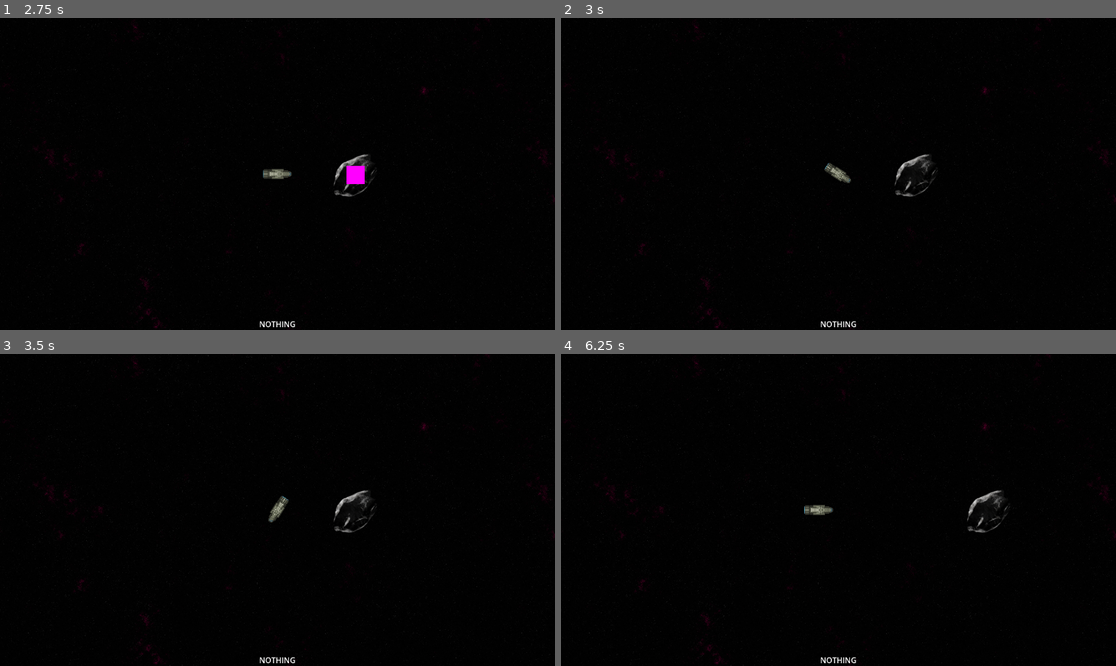
Above: before the commit, frames 1-4 (two rows, left to right).
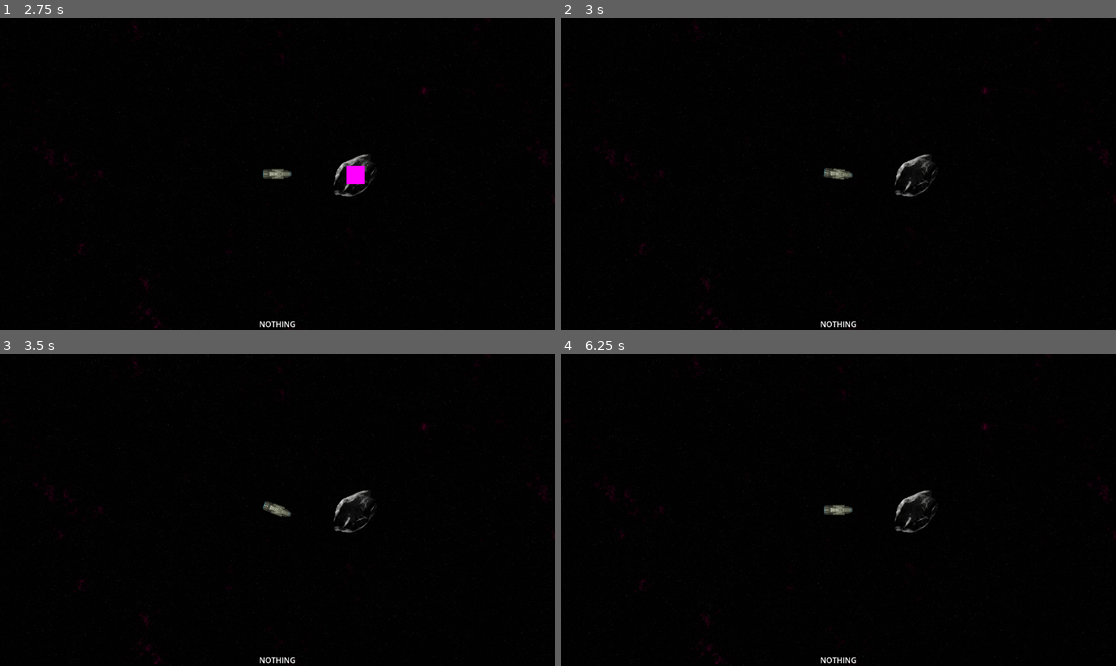
Above: after the commit, the same moments.

Repository: maxwelljens/fractalfrontiers
Game: Godot game, scene res://multi_test.tscn
Two runs of this game, one before a commit and one after it. Both use one fixed random seed, a clock stepped at 60 frames per second and the inputs below.
Inputs (mouse positions are in pixels of both pictures, inside the frame that each line leads up to):
- Up to frame 1 (2.75 s): tap Enter (ui_accept) at 0.5, 2 s; drag from (77, 18) to (333, 105) at 0.52 s; click "Host" at 1.25 s; drag from (166, 189) to (355, 174) at 2.02 s
- Up to frame 2 (3 s): tap Enter (ui_accept) at 2.75 s; move the mouse to (894, 105) at 2.77 s; hold D (right) from 2.78 s (still down); click (894, 105) at 2.85 s
- Up to frame 3 (3.5 s): keep holding D (right)
- Up to frame 4 (6.25 s): release D (right) at 3.5 s; drag from (810, 572) to (672, 463) at 3.52 s; tap Enter (ui_accept) at 4.25, 4.52, 5.75 s; move the mouse to (1005, 556) at 4.27 s; hold A (left) 4.28-5 s; click (1005, 556) at 4.35 s; drag from (672, 463) to (916, 510) at 5.02 s; move the mouse to (866, 510) at 5.77 s; hold S (backward) from 5.78 s (still down); click (866, 510) at 5.85 s

Frame 1 is identical in both runs. In frame 2, 0.2% of the frame differs, in the area x 47-53%, y 46-54%; in frame 3, 0.2%; in frame 4, 0.8%, in the area x 39-85%, y 26-71%.
Error before the commit: Invalid assignment of property or key 'visible' with value of type 'bool' on a base object of type 'null instance'. (res://player.gd:23)
Error after the commit: Invalid assignment of property or key 'visible' with value of type 'bool' on a base object of type 'null instance'. (res://player.gd:18)

Commit message:
master

Diff:
--- a/nodes/player/control_input.gd
+++ b/nodes/player/control_input.gd
@@ -1,23 +1,17 @@
 class_name InputControl extends Node
 
-
-var rotation: float
-
-
-@export var rotation_speed: float = PI
-@export var speed: float
-@export var velocity_component: Velocity
-
+@onready var player: CharacterBody2D = get_parent()
+@onready var ship: Node = player.find_child("Rig")
 
 func _process(delta: float) -> void:
-    var current_velocity := velocity_component.velocity
     if Input.is_action_pressed("forward"):
-      var forward := Vector2.RIGHT.rotated(rotation) * speed
-      var v := current_velocity.move_toward(forward, speed)
-      velocity_component.velocity = v
+      var speed: float = ship.max_speed * (1 - 2.71828 * (-delta * pow(10, 6) / ship.inertia_mod * ship.mass))
+      var forward := Vector2.RIGHT.rotated(player.rotation) * speed
+      player.velocity = forward
+      print(player.velocity)
     if Input.is_action_pressed("backward"):
-      velocity_component.velocity += Vector2.RIGHT.rotated(rotation + PI) * (speed / 6)
+      pass
     if Input.is_action_pressed("right"):
-      rotation += rotation_speed * delta
+      player.rotation += 0.5 * delta
     if Input.is_action_pressed("left"):
-      rotation += -rotation_speed * delta
+      player.rotation += -0.5 * delta
--- a/nodes/player/drag.gd
+++ /dev/null
@@ -1,10 +0,0 @@
-class_name Drag extends Node
-
-
-@export var drag_scale: float
-@export var velocity: Velocity
-
-
-func _physics_process(delta: float) -> void:
-    var vel := velocity.velocity.move_toward(Vector2.ZERO, drag_scale * delta)
-    velocity.velocity = vel
--- a/nodes/player/velocity.gd
+++ /dev/null
@@ -1,5 +0,0 @@
-class_name Velocity extends Node
-
-# TODO: Extend the functionality or provide util functions.
-# This is the common thing I do when it comes talk about velocity.
-var velocity: Vector2
--- /dev/null
+++ b/nodes/rig.gd
@@ -0,0 +1,5 @@
+extends Node
+
+@export var mass: int
+@export var inertia_mod: float
+@export var max_speed: int
--- a/nodes/selectable.gd
+++ b/nodes/selectable.gd
@@ -2,7 +2,6 @@
 
 
 var parent_node: Node
-
 
 func _ready():
   parent_node = get_parent()
--- a/player.gd
+++ b/player.gd
@@ -1,13 +1,9 @@
 extends CharacterBody2D
 
-
-const TOP_SPEED = 500
-
+const TOP_SPEED = 100
 
 @export var camera: Camera2D
 @export var input_control: InputControl
-@export var velocity_component: Velocity
-
 
 func _ready():
   if not is_multiplayer_authority():
@@ -16,14 +12,11 @@
   ## This scope determines that we actually own the ship.
   camera.make_current()
 
-
 func _physics_process(_delta):
   if is_multiplayer_authority():
     if Input.is_action_just_released("ui_accept"):
       $MiningLaser/TextureRect.visible = false
-  velocity = velocity_component.velocity
   velocity = velocity.clamp(Vector2(-TOP_SPEED, -TOP_SPEED), Vector2(TOP_SPEED, TOP_SPEED))
-  rotation = input_control.rotation
   move_and_slide()
 
 func _enter_tree():
--- a/player.tscn
+++ b/player.tscn
@@ -1,10 +1,9 @@
-[gd_scene load_steps=8 format=3 uid="uid://mfqv438mljqk"]
+[gd_scene load_steps=7 format=3 uid="uid://mfqv438mljqk"]
 
 [ext_resource type="Script" path="res://player.gd" id="1_36kp7"]
 [ext_resource type="Texture2D" uid="uid://s4to67ffk84f" path="res://art/ships.png" id="2_xem4q"]
+[ext_resource type="Script" path="res://nodes/rig.gd" id="3_4bv3y"]
 [ext_resource type="Script" path="res://nodes/player/control_input.gd" id="3_yyr7e"]
-[ext_resource type="Script" path="res://nodes/player/velocity.gd" id="4_emnqk"]
-[ext_resource type="Script" path="res://nodes/player/drag.gd" id="4_fucc0"]
 
 [sub_resource type="AtlasTexture" id="AtlasTexture_4ay1r"]
 atlas = ExtResource("2_xem4q")
@@ -21,16 +20,10 @@
 properties/2/spawn = true
 properties/2/replication_mode = 1
 
-[node name="Player" type="CharacterBody2D" node_paths=PackedStringArray("camera", "input_control", "velocity_component")]
+[node name="Player" type="CharacterBody2D" node_paths=PackedStringArray("camera", "input_control")]
 script = ExtResource("1_36kp7")
 camera = NodePath("Camera2D")
 input_control = NodePath("Control")
-velocity_component = NodePath("Velocity")
-
-[node name="Control" type="Node" parent="." node_paths=PackedStringArray("velocity_component")]
-script = ExtResource("3_yyr7e")
-speed = 500.0
-velocity_component = NodePath("../Velocity")
 
 [node name="Sprite2D" type="Sprite2D" parent="."]
 texture_filter = 3
@@ -38,6 +31,13 @@
 texture = SubResource("AtlasTexture_4ay1r")
 
 [node name="Rig" type="Node" parent="."]
+script = ExtResource("3_4bv3y")
+mass = 105300000
+inertia_mod = 0.13
+max_speed = 1
+
+[node name="Control" type="Node" parent="."]
+script = ExtResource("3_yyr7e")
 
 [node name="MultiplayerSynchronizer" type="MultiplayerSynchronizer" parent="."]
 replication_config = SubResource("SceneReplicationConfig_mkb0g")
@@ -60,11 +60,3 @@
 process_callback = 0
 position_smoothing_enabled = true
 position_smoothing_speed = 10.0
-
-[node name="Drag" type="Node" parent="." node_paths=PackedStringArray("velocity")]
-script = ExtResource("4_fucc0")
-drag_scale = 500.0
-velocity = NodePath("../Velocity")
-
-[node name="Velocity" type="Node" parent="."]
-script = ExtResource("4_emnqk")
